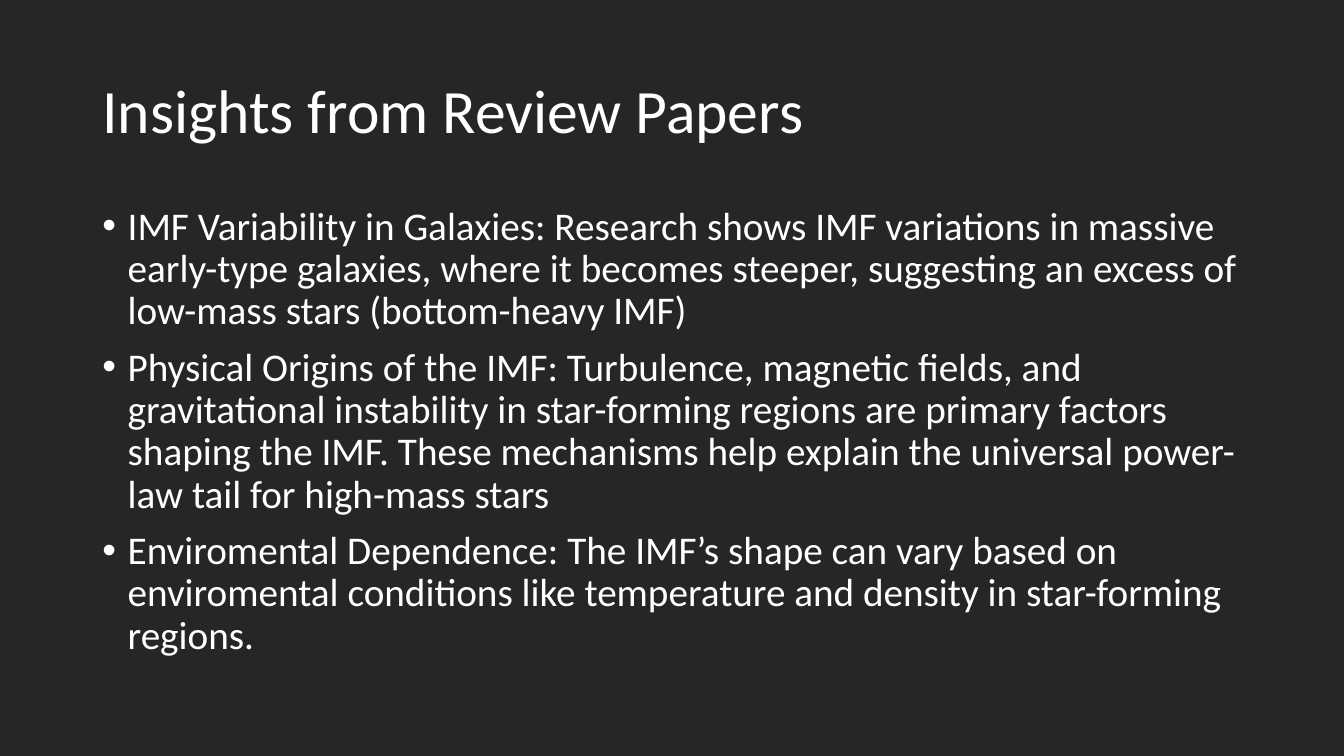
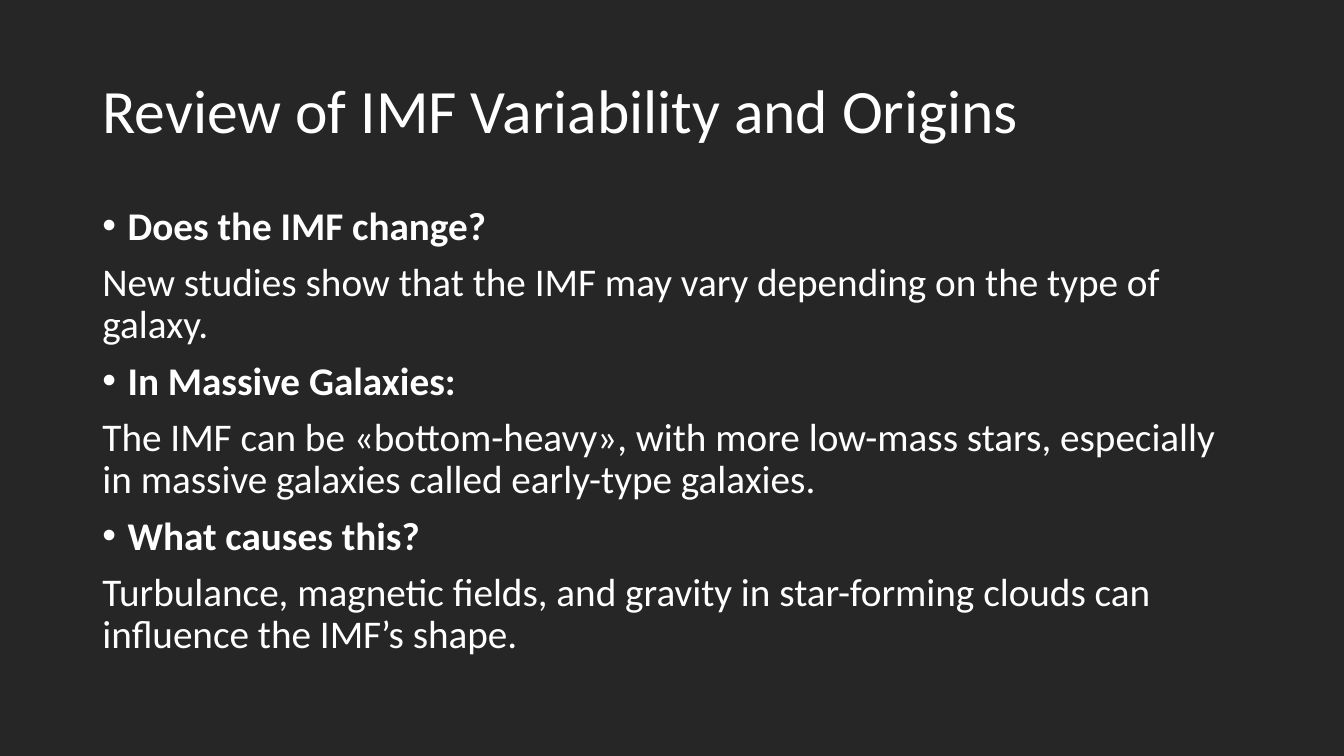
Before and after one commit to laxm7/sta_project, a slide deck: slide 4 of imf_intro_chiara_felix_laxman.pptx. Drawn at 1344x756 pixels with LibreOffice and Linux fonts; fonts in the diff are those of the drawing. Boxes give left, top, right and bottom in pixels: in the first picture for what was removed or moved away, otherwise in the second. Text is boxed around its words. In the diff, an @@ line names an element or a change of style, - is before the commit and + after.

```diff
--- a/imf_intro_chiara_felix_laxman.pptx
+++ b/imf_intro_chiara_felix_laxman.pptx
@@ title at (x1=102, y1=90, x2=1018, y2=144): text changed @@
-Insights from Review Papers
+Review of IMF Variability and Origins
@@ text at (x1=102, y1=212, x2=1215, y2=655): text changed @@
-• IMF Variability in Galaxies: Research shows IMF variations in massive early-type galaxies, where it becomes steeper, suggesting an excess of low-mass stars (bottom-heavy IMF)
-• Physical Origins of the IMF: Turbulence, magnetic fields, and gravitational instability in star-forming regions are primary factors shaping the IMF. These mechanisms help explain the universal power-law tail for high-mass stars
-• Enviromental Dependence: The IMF’s shape can vary based on enviromental conditions like temperature and density in star-forming regions.
+• Does the IMF change?
+New studies show that the IMF may vary depending on the type of galaxy.
+• In Massive Galaxies:
+The IMF can be «bottom-heavy», with more low-mass stars, especially in massive galaxies called early-type galaxies.
+• What causes this?
+Turbulance, magnetic fields, and gravity in star-forming clouds can influence the IMF’s shape.
```
Also in this commit, not shown: 3 other slides changed, 1 slide added, 1 slide removed.
